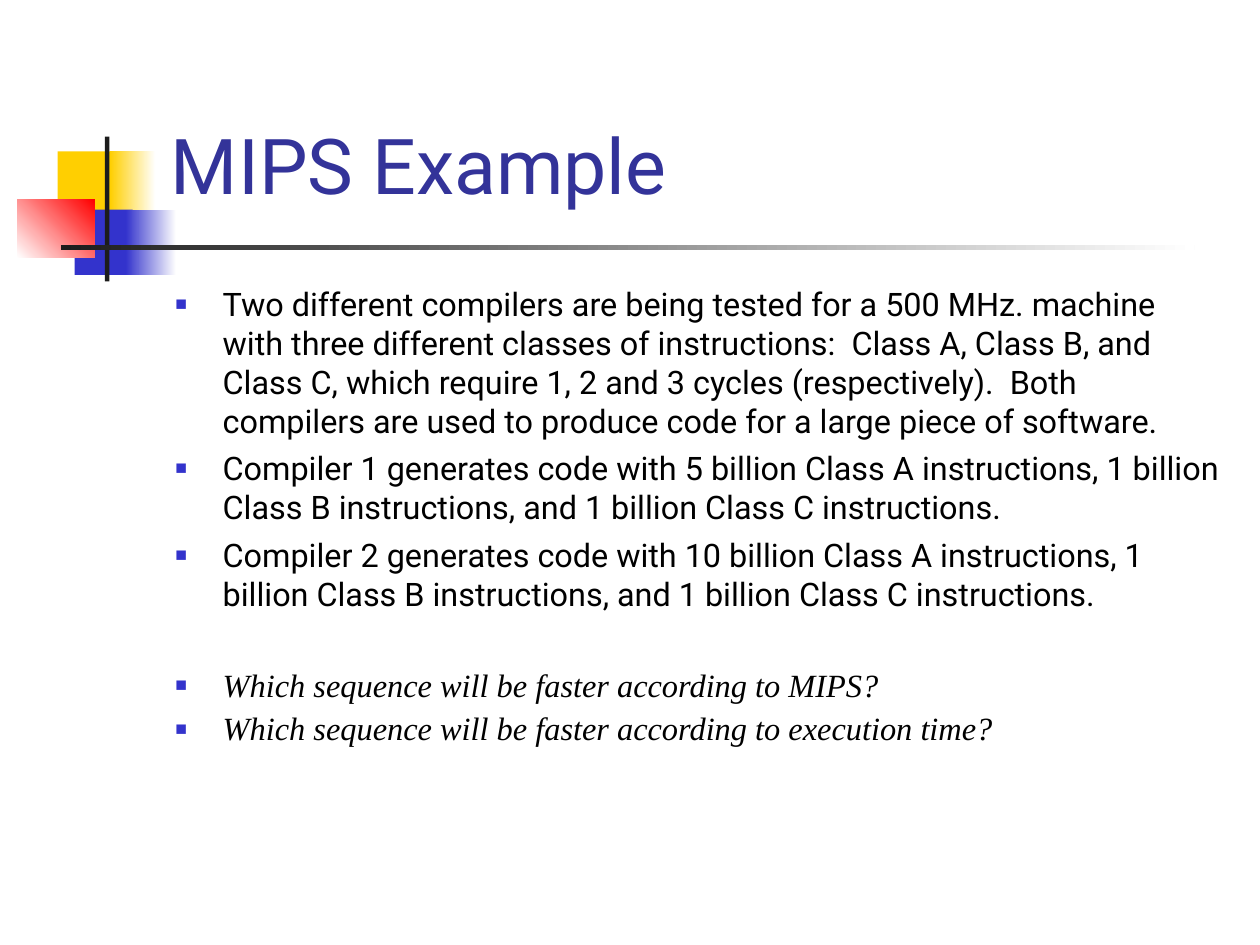
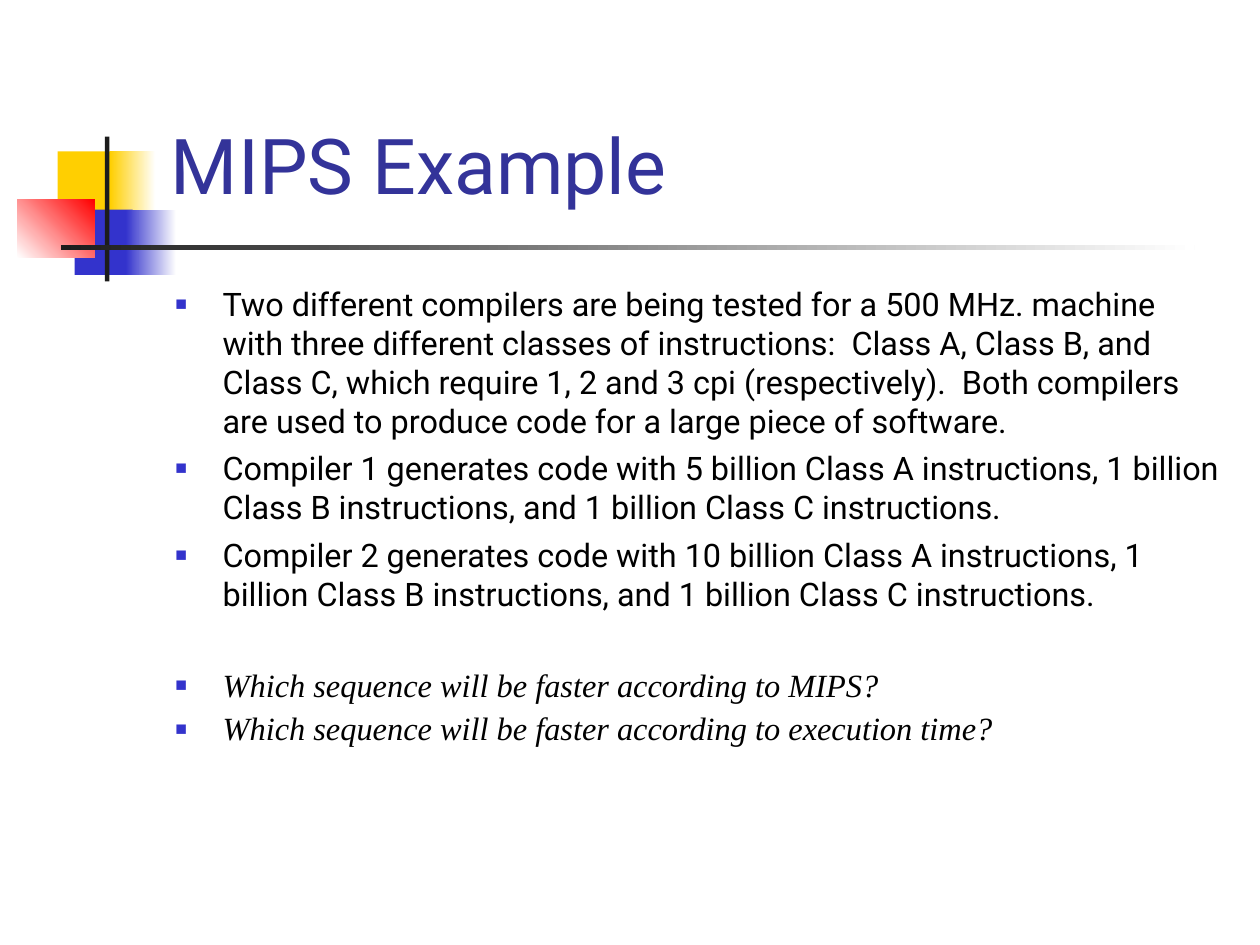
Before and after one commit to RashikRahman/3.2_Notes_AllSub, a slide deck: slide 20 of CSE_317_Computer Architecture/slides/lecture2Shaupdtd.ppt. Drawn at 1260x945 pixels with LibreOffice and Linux fonts; fonts in the diff are those of the drawing. Boxes give left, top, right and bottom in pixels: in the first picture for what was removed or moved away, otherwise in the second. Text is boxed around its words. In the diff, an @@ line names an element or a change of style, - is before the commit and + after.

```diff
--- a/CSE_317_Computer Architecture/slides/lecture2Shaupdtd.ppt
+++ b/CSE_317_Computer Architecture/slides/lecture2Shaupdtd.ppt
@@ text at (x1=223, y1=291, x2=1179, y2=440): text changed @@
-■ Two different compilers are being tested for a 500 MHz. machine with three different classes of instructions: Class A, Class B, and Class C, which require 1, 2 and 3 cycles (respectively). Both compilers are used to produce code for a large piece of software.
+■ Two different compilers are being tested for a 500 MHz. machine with three different classes of instructions: Class A, Class B, and Class C, which require 1, 2 and 3 cpi (respectively). Both compilers are used to produce code for a large piece of software.
```
Also in this commit, not shown: 1 other slide changed, 1 other file.
